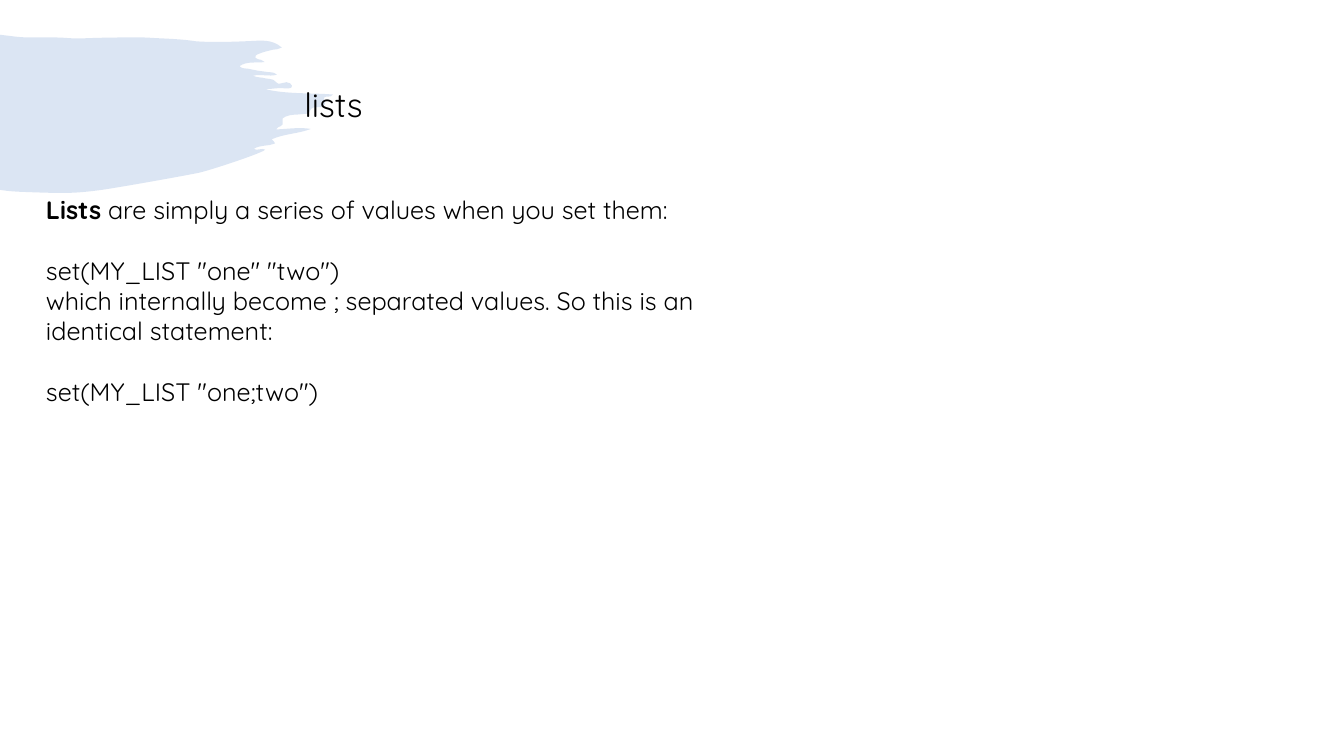
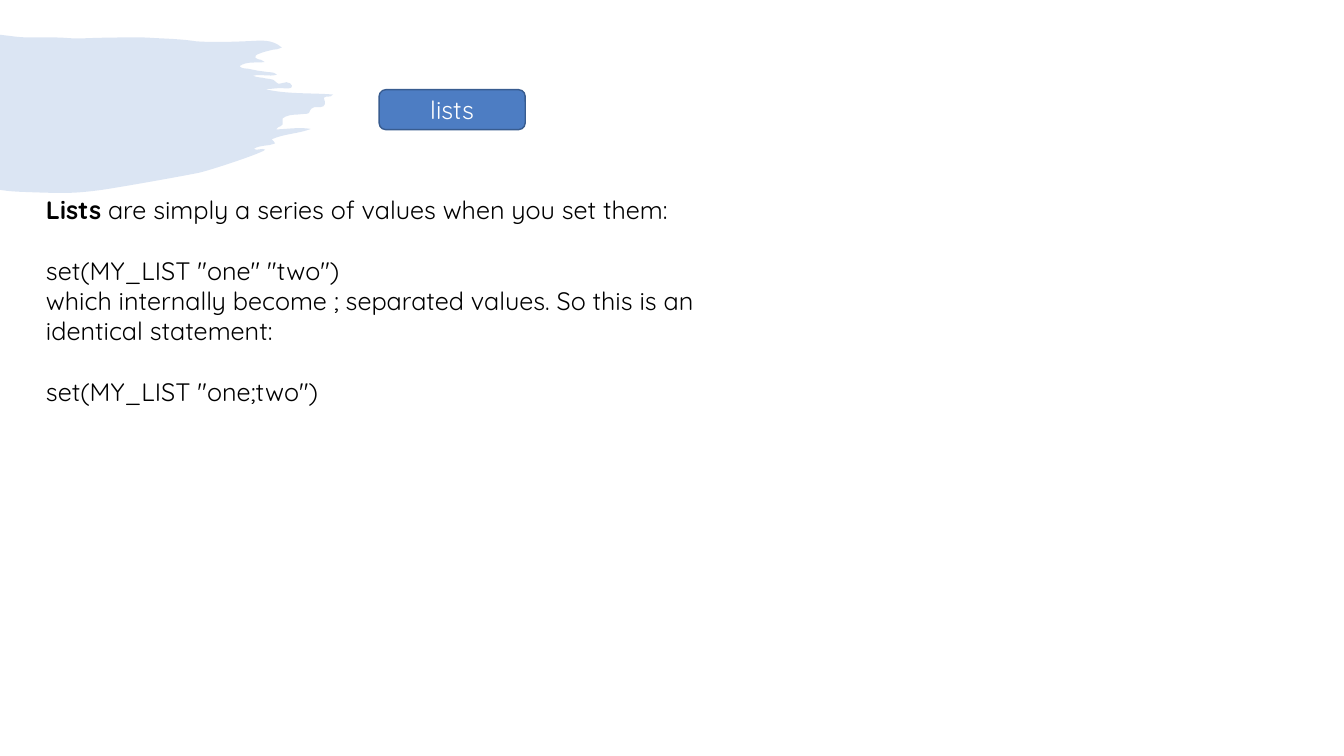
Before and after one commit to girishlande/cmake, a slide deck: slide 9 of learnings.pptx. Drawn at 1344x756 pixels with LibreOffice and Linux fonts; fonts in the diff are those of the drawing. Boxes give left, top, right and bottom in pixels: in the first picture for what was removed or moved away, otherwise in the second. Text is boxed around its words. In the diff, an @@ line names an element or a change of style, - is before the commit and + after.

```diff
--- a/learnings.pptx
+++ b/learnings.pptx
@@ rounded rectangle "lists": place and size @@
-rounded rectangle "lists" at box(304, 92, 362, 118)
+rounded rectangle "lists" at box(379, 90, 525, 130)
@@ rounded rectangle "lists" at box(379, 90, 525, 130): size 24 to 18 pt, text colour #000000 to #FFFFFF; alignment left to centre; vertical alignment top to middle; fill none to #4D7DC3; outline none to #395C90 1 pt @@
```
Also in this commit, not shown: 18 other slides changed, 2 other files.
